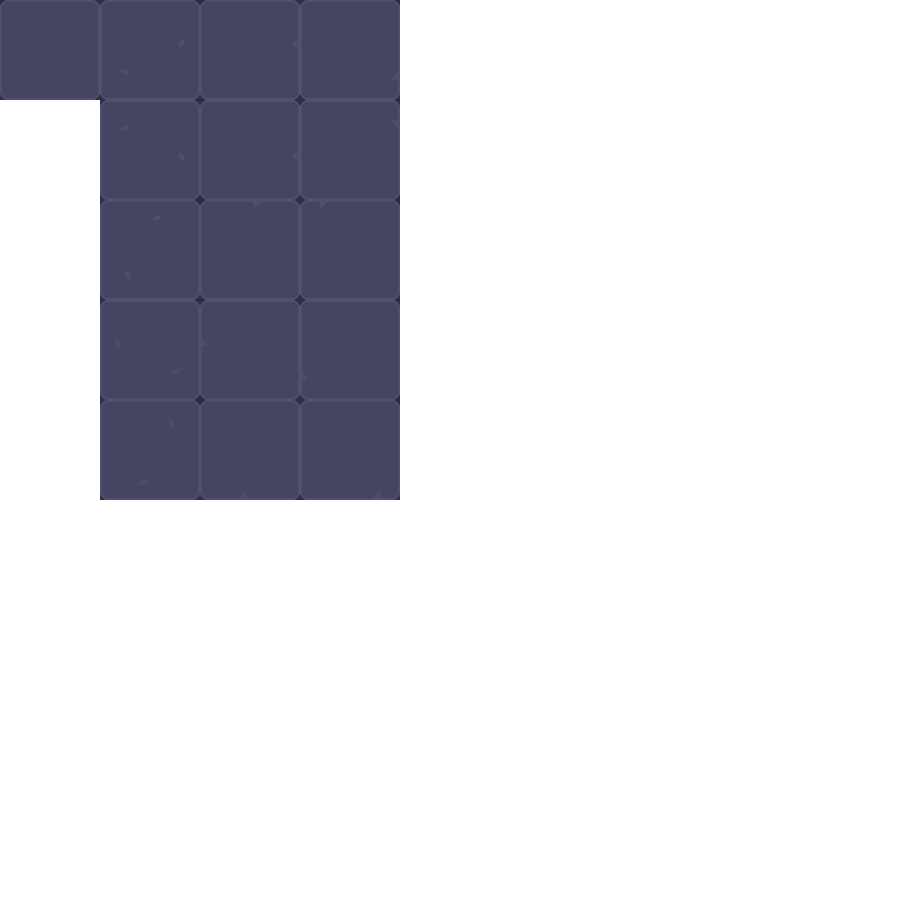
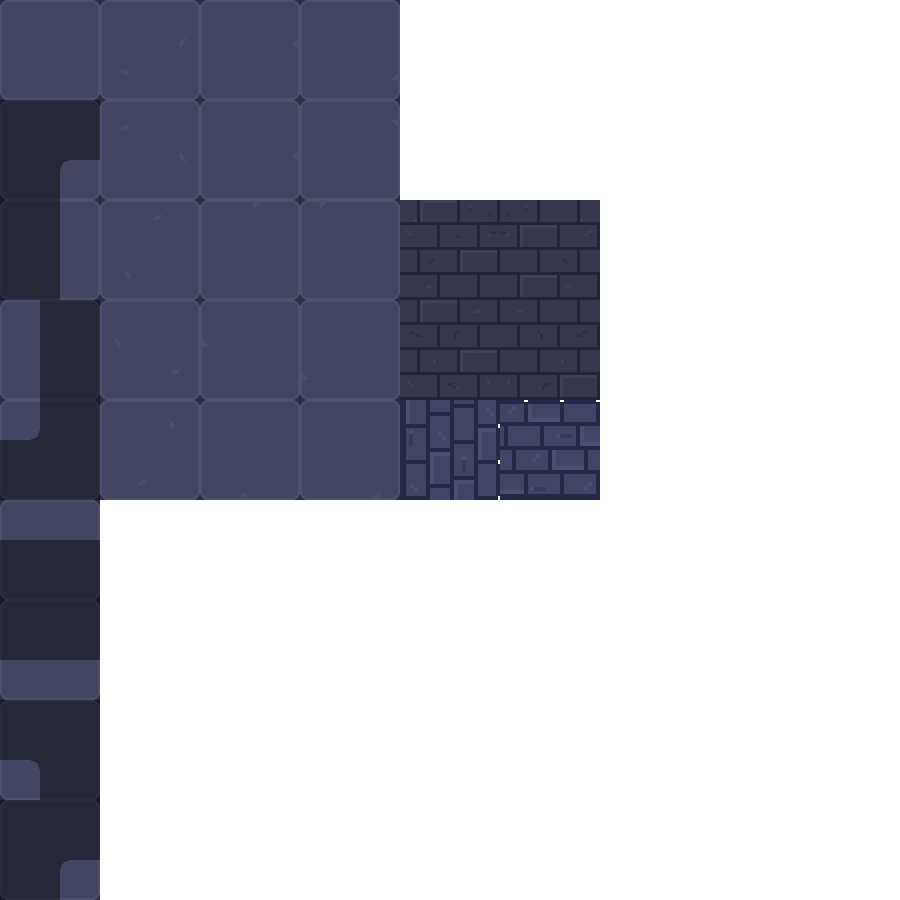
Layered file, before and after one edit (w=900, h=900). Changes by layer:
added layer "walls" above "shadows" over [400, 200, 600, 500]
added layer "shadows" (44%) above "tiles" over [0, 100, 100, 900]
painted on "tiles" over [0, 100, 100, 900]
